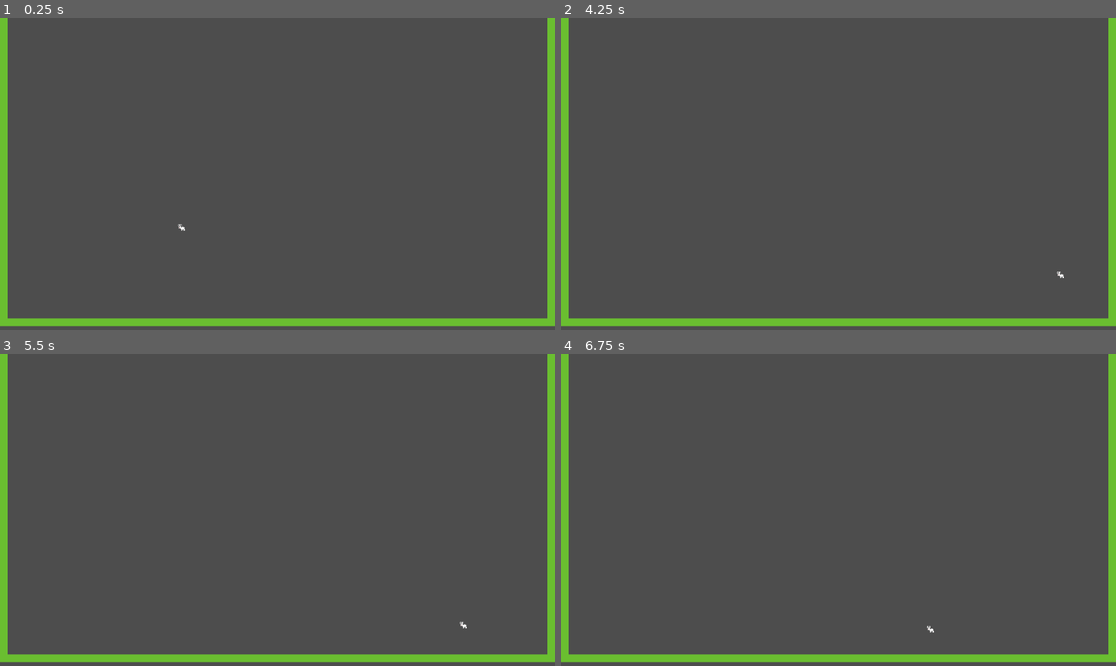
Above: before the commit, frames 1-4 (two rows, left to right).
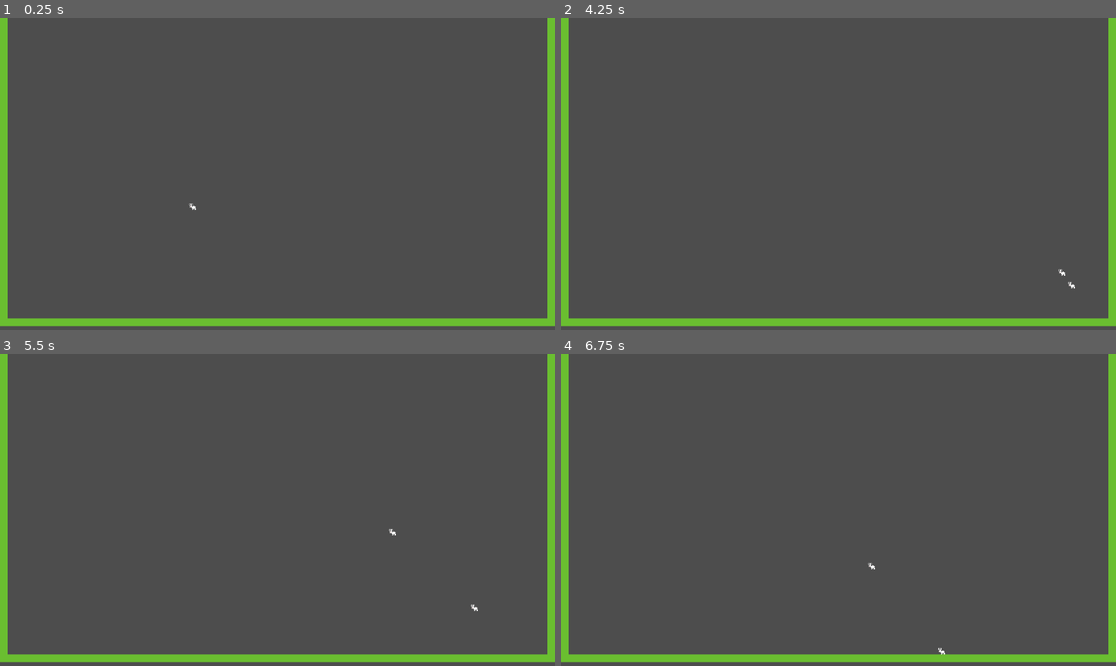
Above: after the commit, the same moments.

Repository: Nervous-Oysters/Jam-Linux-2023
Game: Godot game, scene res://src/Levels/Hub.tscn
Same seed, same stepped clock (60 frames per second), same inputs: the game is played once before the commit and once after it.
Inputs:
- Up to frame 1 (0.25 s): no input
- Up to frame 2 (4.25 s): tap Enter (ui_accept) at 0.5, 0.6, 1.55, 2.1, 2.85, 3.5 s; hold Right (ui_right) 0.53-2.03 s; tap Space (jump, bound only after the commit) at 0.77, 0.8, 1.07, 1.35, 1.52, 1.82, 2.3, 3.02, 3.32, 3.6, 3.77, 4.07 s; hold Left (ui_left) 2.03-2.78 s; hold Right (ui_right) from 2.78 s (still down); tap Q (debug, bound only after the commit) at 4.15 s
- Up to frame 3 (5.5 s): release Right (ui_right) at 4.28 s; hold Left (ui_left) 4.28-5.03 s; tap Enter (ui_accept) at 4.35, 5.1 s; tap Space (jump, bound only after the commit) at 4.52, 4.82, 5.3 s; hold Right (ui_right) from 5.03 s (still down)
- Up to frame 4 (6.75 s): tap Enter (ui_accept) at 5.75, 6.05, 6.6 s; release Right (ui_right) at 5.78 s; hold Left (ui_left) from 5.78 s (still down); tap Space (jump, bound only after the commit) at 5.85, 6.02, 6.32 s

The runs differ from the first frame. In frame 1, less than 0.1% of the frame differs, in the area x 32-36%, y 59-69%; in frame 2, less than 0.1%; in frame 3, less than 0.1%, in the area x 70-87%, y 56-88%; in frame 4, less than 0.1%.

Commit message:
marchepas

Diff:
--- a/Leader.gd
+++ /dev/null
@@ -1,11 +0,0 @@
-extends Rabbit
-
-
-# Called when the node enters the scene tree for the first time.
-func _ready():
-	pass # Replace with function body.
-
-
-# Called every frame. 'delta' is the elapsed time since the previous frame.
-func _process(delta):
-	pass
--- a/Rabbit.gd
+++ /dev/null
@@ -1,11 +0,0 @@
-extends Node
-
-
-# Called when the node enters the scene tree for the first time.
-func _ready():
-	pass # Replace with function body.
-
-
-# Called every frame. 'delta' is the elapsed time since the previous frame.
-func _process(delta):
-	pass
--- a/project.godot
+++ b/project.godot
@@ -14,3 +14,29 @@
 run/main_scene="res://src/Levels/Hub.tscn"
 config/features=PackedStringArray("4.0", "Forward Plus")
 config/icon="res://icon.svg"
+
+[input]
+
+move_left={
+"deadzone": 0.5,
+"events": [Object(InputEventKey,"resource_local_to_scene":false,"resource_name":"","device":-1,"window_id":0,"alt_pressed":false,"shift_pressed":false,"ctrl_pressed":false,"meta_pressed":false,"pressed":false,"keycode":0,"physical_keycode":65,"key_label":0,"unicode":113,"echo":false,"script":null)
+, Object(InputEventKey,"resource_local_to_scene":false,"resource_name":"","device":-1,"window_id":0,"alt_pressed":false,"shift_pressed":false,"ctrl_pressed":false,"meta_pressed":false,"pressed":false,"keycode":0,"physical_keycode":4194319,"key_label":0,"unicode":0,"echo":false,"script":null)
+]
+}
+move_right={
+"deadzone": 0.5,
+"events": [Object(InputEventKey,"resource_local_to_scene":false,"resource_name":"","device":-1,"window_id":0,"alt_pressed":false,"shift_pressed":false,"ctrl_pressed":false,"meta_pressed":false,"pressed":false,"keycode":0,"physical_keycode":68,"key_label":0,"unicode":100,"echo":false,"script":null)
+, Object(InputEventKey,"resource_local_to_scene":false,"resource_name":"","device":-1,"window_id":0,"alt_pressed":false,"shift_pressed":false,"ctrl_pressed":false,"meta_pressed":false,"pressed":false,"keycode":0,"physical_keycode":4194321,"key_label":0,"unicode":0,"echo":false,"script":null)
+]
+}
+jump={
+"deadzone": 0.5,
+"events": [Object(InputEventKey,"resource_local_to_scene":false,"resource_name":"","device":-1,"window_id":0,"alt_pressed":false,"shift_pressed":false,"ctrl_pressed":false,"meta_pressed":false,"pressed":false,"keycode":0,"physical_keycode":32,"key_label":0,"unicode":32,"echo":false,"script":null)
+, Object(InputEventKey,"resource_local_to_scene":false,"resource_name":"","device":-1,"window_id":0,"alt_pressed":false,"shift_pressed":false,"ctrl_pressed":false,"meta_pressed":false,"pressed":false,"keycode":0,"physical_keycode":4194320,"key_label":0,"unicode":0,"echo":false,"script":null)
+]
+}
+debug={
+"deadzone": 0.5,
+"events": [Object(InputEventKey,"resource_local_to_scene":false,"resource_name":"","device":-1,"window_id":0,"alt_pressed":false,"shift_pressed":false,"ctrl_pressed":false,"meta_pressed":false,"pressed":false,"keycode":0,"physical_keycode":81,"key_label":0,"unicode":97,"echo":false,"script":null)
+]
+}
--- /dev/null
+++ b/src/Actors/Follower.gd
@@ -0,0 +1,109 @@
+extends Rabbit
+
+var buffer = []
+var rng = RandomNumberGenerator.new()
+var base_time_deviation # in millisecond
+var target
+
+var left_count
+var right_count
+
+var jump_start
+var jump_delta
+var jump_time_done
+
+func _ready():
+	base_time_deviation = rng.randf_range(0.1*1000, 0.5*1000)
+	position = target.position
+	left_count = 0
+	right_count = 0
+	jump_start = null
+	jump_delta = 0
+	jump_time_done = null
+
+# Called every frame. 'delta' is the elapsed time since the previous frame.
+func _physics_process(delta):
+
+	var current_time = Time.get_ticks_msec()
+
+	# could optimize by not checking once behind current timing
+	# but noise make it complex
+	var to_remove = []
+	for i in range(buffer.size()):
+		if buffer[i][1] <= current_time:
+			to_remove.append(i)
+			for input in buffer[i][0]:
+				perform(input)
+
+
+	# remove from the end, if we don't index will move and won't be correct
+	for i in range(1, to_remove.size() + 1):
+		buffer.remove_at(to_remove[-i])
+
+	# Add currently pressed inputs to the list
+	# Use 'just_pressed' to allow the player to hold multiple direction
+	# and the last pressed is the action perfomed
+	var pressed_inputs = []
+	if Input.is_action_just_pressed("move_right"):
+		pressed_inputs.append("press_right")
+	if Input.is_action_just_pressed("move_left"):
+		pressed_inputs.append("press_left")
+	if Input.is_action_just_released("move_right"):
+		pressed_inputs.append("release_right")
+	if Input.is_action_just_released("move_left"):
+		pressed_inputs.append("release_left")
+
+	# jump is handle differently because there's can't be many noise.
+	# With too much noise, jump become always too high
+	if Input.is_action_just_pressed("jump"):
+		pressed_inputs.append("press_jump")
+		jump_start = Time.get_ticks_msec()
+	if Input.is_action_just_released("jump"):
+		jump_delta = Time.get_ticks_msec() - jump_start
+		print(jump_delta)
+		jump_start = null
+
+	if jump_time_done != null and current_time - jump_time_done >= jump_delta:
+		JUMPING = false
+		jump_time_done = null
+		jump_delta = 0
+
+	# base the noise on the distance with the player. Should try coef
+	var dist = position.distance_to(target.position)
+	var noise = abs(rng.randfn(0., abs(dist))) / 100
+
+	# add in a buffer, the inputs and the timing to perfom them
+	# We add a base deviation and a noise
+	if pressed_inputs:
+		buffer.append([pressed_inputs,
+		max(current_time + base_time_deviation - noise, current_time)])
+		# Problem : if I generate the timing now and not when the follow should
+		# do the action, the noise won't be very correct. For now, not a problem
+
+	rabbit_process(delta)
+
+func perform(action):
+	match action:
+		"press_right":
+			right_count += 1
+			if right_count < 1: return
+			RIGHT = true
+			DIRECTION = 1
+		"press_left":
+			left_count += 1
+			if left_count < 1: return
+			LEFT = true
+			DIRECTION = -1
+		"release_left":
+			left_count -= 1
+			LEFT = false
+			if RIGHT: DIRECTION = 1
+			else: DIRECTION = 0
+		"release_right":
+			right_count -= 1
+			RIGHT = false
+			if LEFT: DIRECTION = -1
+			else: DIRECTION = 0
+		"press_jump":
+			JUMPING = true
+			jump_time_done = Time.get_ticks_msec()
--- /dev/null
+++ b/src/Actors/Follower.tscn
@@ -0,0 +1,14 @@
+[gd_scene load_steps=3 format=3 uid="uid://b2cji83tys51a"]
+
+[ext_resource type="Script" path="res://src/Actors/Follower.gd" id="1_2u4fe"]
+[ext_resource type="Texture2D" uid="uid://7qdt66jilcv6" path="res://assets/rabbit.png" id="2_hclxn"]
+
+[node name="Follow" type="CharacterBody2D"]
+collision_layer = 0
+script = ExtResource("1_2u4fe")
+
+[node name="Sprite2D" type="Sprite2D" parent="."]
+texture = ExtResource("2_hclxn")
+
+[node name="CollisionPolygon2D" type="CollisionPolygon2D" parent="."]
+polygon = PackedVector2Array(2, -2, 8, -1, 8, 7, -1, 7, -3, 4, -6, 3, -6, -6, 1, -6)
--- /dev/null
+++ b/src/Actors/Leader.gd
@@ -0,0 +1,28 @@
+extends Rabbit
+
+func _physics_process(delta):
+	# Add the gravity.
+	if not is_on_floor():
+		velocity.y += gravity * delta
+
+	# Handle Jump.
+	if Input.is_action_just_pressed("jump"):
+		JUMPING = true
+	if Input.is_action_just_released("jump"):
+		JUMPING = false
+	if Input.is_action_just_pressed("move_left"):
+		LEFT = true
+		DIRECTION = -1
+	if Input.is_action_just_pressed("move_right"):
+		RIGHT = true
+		DIRECTION = 1
+	if Input.is_action_just_released("move_left"):
+		LEFT = false
+		if RIGHT: DIRECTION = 1
+		else: DIRECTION = 0
+	if Input.is_action_just_released("move_right"):
+		RIGHT = false
+		if LEFT: DIRECTION = -1
+		else: DIRECTION = 0
+
+	rabbit_process(delta)
--- a/src/Actors/Rabbit.tscn
+++ b/src/Actors/Player.tscn
@@ -1,10 +1,11 @@
 [gd_scene load_steps=3 format=3 uid="uid://c1cwln04crr3m"]
 
-[ext_resource type="Script" path="res://src/Actors/Rabbit.gd" id="1_p34v6"]
+[ext_resource type="Script" path="res://src/Actors/Leader.gd" id="1_ehfqo"]
 [ext_resource type="Texture2D" uid="uid://7qdt66jilcv6" path="res://assets/rabbit.png" id="2_1wyj6"]
 
-[node name="CharacterBody2D" type="CharacterBody2D"]
-script = ExtResource("1_p34v6")
+[node name="Player" type="CharacterBody2D"]
+collision_layer = 0
+script = ExtResource("1_ehfqo")
 
 [node name="Sprite2D" type="Sprite2D" parent="."]
 texture = ExtResource("2_1wyj6")
--- a/src/Actors/Rabbit.gd
+++ b/src/Actors/Rabbit.gd
@@ -2,26 +2,34 @@
 class_name Rabbit
 
 const SPEED = 300.0
-const JUMP_VELOCITY = -400.0
+const JUMP_VELOCITY = -300.0
+var DIRECTION = 0
+var CURRENT_JUMP = 0.0
+var JUMPING = false
+var LEFT = false
+var RIGHT = false
 
 # Get the gravity from the project settings to be synced with RigidBody nodes.
 var gravity = ProjectSettings.get_setting("physics/2d/default_gravity")
 
 
-func _physics_process(delta):
+func rabbit_process(delta):
+	# Handle Jump.
+	if is_on_floor() and JUMPING:
+		CURRENT_JUMP = JUMP_VELOCITY
+		velocity.y = CURRENT_JUMP
+	if not is_on_floor() and JUMPING:
+		CURRENT_JUMP -= CURRENT_JUMP * delta*20
+		velocity.y += CURRENT_JUMP
 	# Add the gravity.
 	if not is_on_floor():
 		velocity.y += gravity * delta
+	if not JUMPING:
+		CURRENT_JUMP = 0.0
 
-	# Handle Jump.
-	if Input.is_action_just_pressed("ui_accept") and is_on_floor():
-		velocity.y = JUMP_VELOCITY
-
-	# Get the input direction and handle the movement/deceleration.
-	# As good practice, you should replace UI actions with custom gameplay actions.
-	var direction = Input.get_axis("ui_left", "ui_right")
-	if direction:
-		velocity.x = direction * SPEED
+	# move left and right
+	if DIRECTION:
+		velocity.x = DIRECTION * SPEED
 	else:
 		velocity.x = move_toward(velocity.x, 0, SPEED)
 
--- /dev/null
+++ b/src/Levels/Hub.gd
@@ -0,0 +1,16 @@
+extends Node2D
+
+
+var followers = preload("res://src/Actors/Follower.tscn")
+var player
+
+# Called when the node enters the scene tree for the first time.
+func _ready():
+	player = get_node("Player")
+
+# Called every frame. 'delta' is the elapsed time since the previous frame.
+func _process(delta):
+	if Input.is_action_just_pressed("debug"):
+		var follower = followers.instantiate()
+		follower.target = player
+		add_child(follower)
--- a/src/Levels/Hub.tscn
+++ b/src/Levels/Hub.tscn
@@ -1,7 +1,8 @@
-[gd_scene load_steps=5 format=3 uid="uid://cippwl5uoqy1c"]
+[gd_scene load_steps=6 format=3 uid="uid://dom60h7r0tb11"]
 
 [ext_resource type="Texture2D" uid="uid://bpt0fumamls4x" path="res://assets/green.png" id="1_tv8qq"]
-[ext_resource type="PackedScene" uid="uid://c1cwln04crr3m" path="res://src/Actors/Rabbit.tscn" id="2_gg4s8"]
+[ext_resource type="Script" path="res://src/Levels/Hub.gd" id="1_y0ydk"]
+[ext_resource type="PackedScene" uid="uid://c1cwln04crr3m" path="res://src/Actors/Player.tscn" id="2_gg4s8"]
 
 [sub_resource type="TileSetAtlasSource" id="TileSetAtlasSource_06uo7"]
 texture = ExtResource("1_tv8qq")
@@ -15,11 +16,12 @@
 sources/0 = SubResource("TileSetAtlasSource_06uo7")
 
 [node name="Node2D" type="Node2D"]
+script = ExtResource("1_y0ydk")
 
 [node name="TileMap" type="TileMap" parent="."]
 tile_set = SubResource("TileSet_unnrm")
 format = 2
 layer_0/tile_data = PackedInt32Array(2555904, 0, 0, 2555905, 0, 0, 2555906, 0, 0, 2555907, 0, 0, 2555908, 0, 0, 2555909 …(2124 unchanged characters)…
 
-[node name="CharacterBody2D" parent="." instance=ExtResource("2_gg4s8")]
-position = Vector2(376, 402)
+[node name="Player" parent="." instance=ExtResource("2_gg4s8")]
+position = Vector2(399, 326)
